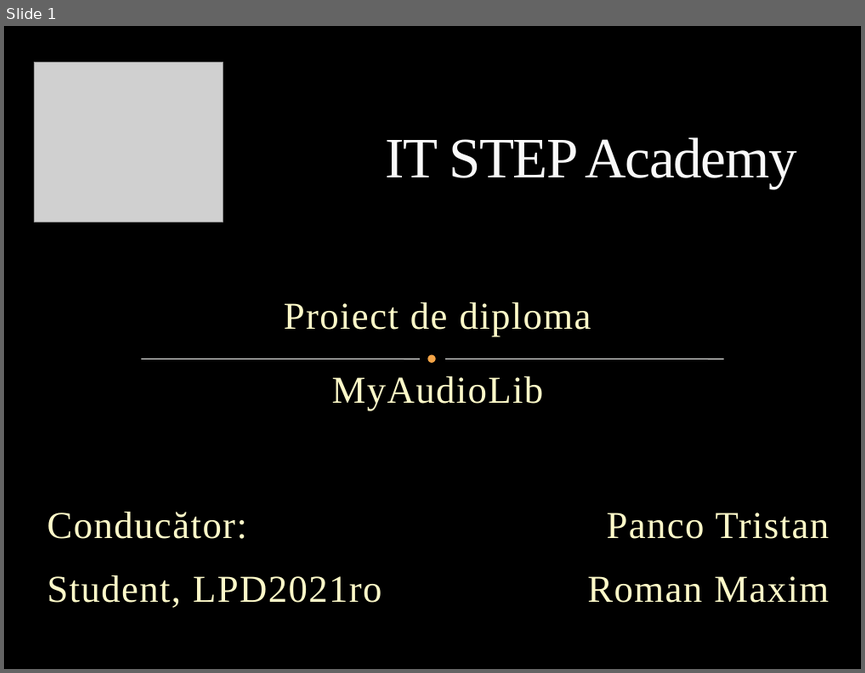
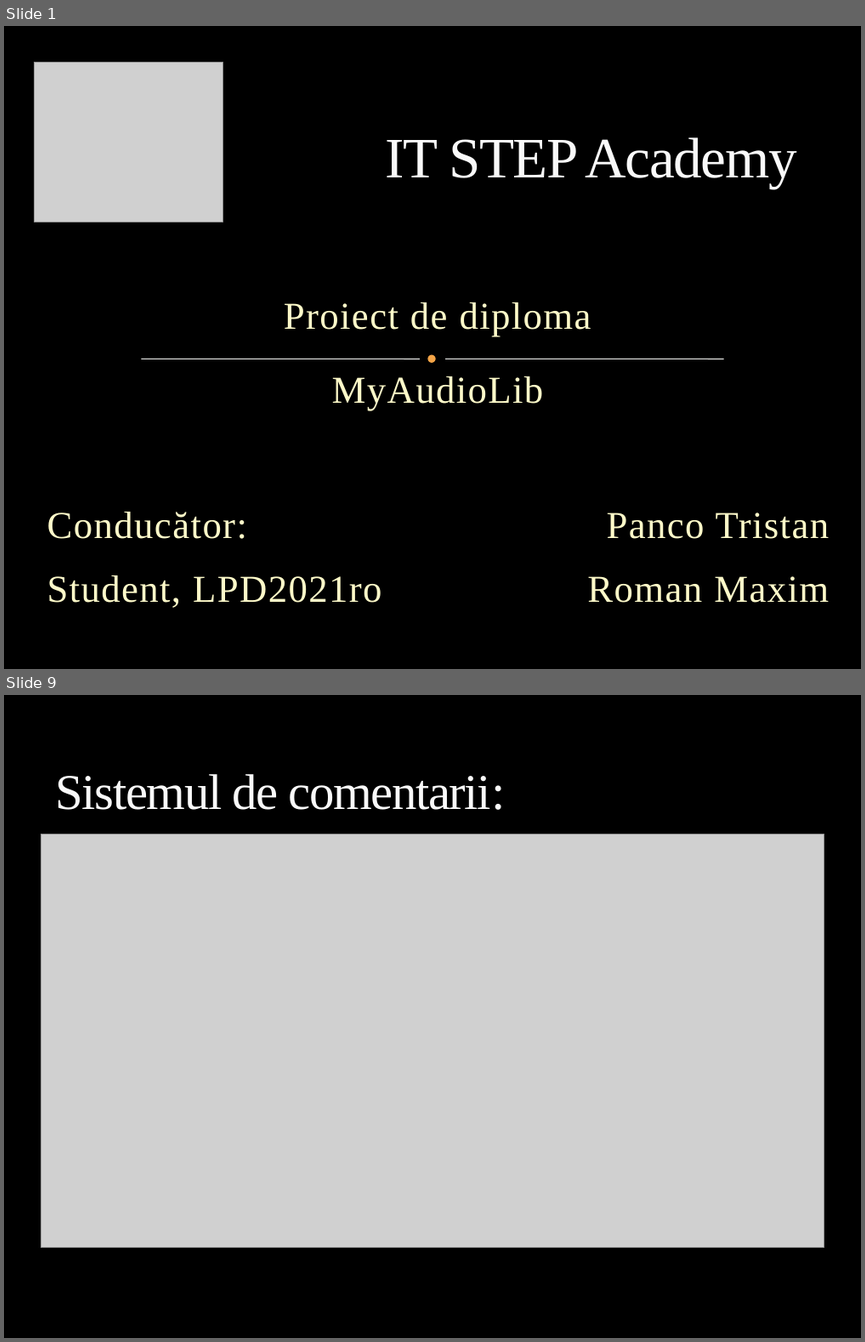
Before and after one commit to MaximRoman/examen-it-step-word, a slide deck: MyAudioLib.pptx. Shown one above the other, each under a label of ours: slide 1 before the commit, slides 1 and 9 after it; the slides between them are not shown. The pictures are 865x673 and 865x1342 pixels, drawn with LibreOffice and Linux fonts; fonts in the diff are those of the drawing; grey boxes stand for pictures; background and template pictures are left out. Boxes give left, top, right and bottom in pixels: in the first picture for what was removed or moved away, otherwise in the second. Text is boxed around its words. In the diff, an @@ line names an element or a change of style, - is before the commit and + after.

```diff
--- a/MyAudioLib.pptx
+++ b/MyAudioLib.pptx
@@ slide 9 added at <box>4,695,861,1338</box>, background picture (left out) @@
@@ title added at <box>55,774,505,810</box>, 42 pt, text #F9F9F9 @@
+Sistemul de comentarii:
@@ picture added at <box>41,834,823,1247</box> @@
```
Also in this commit, not shown: 2 slides changed, 6 other slides added, 1 slide removed, 1 other file.
